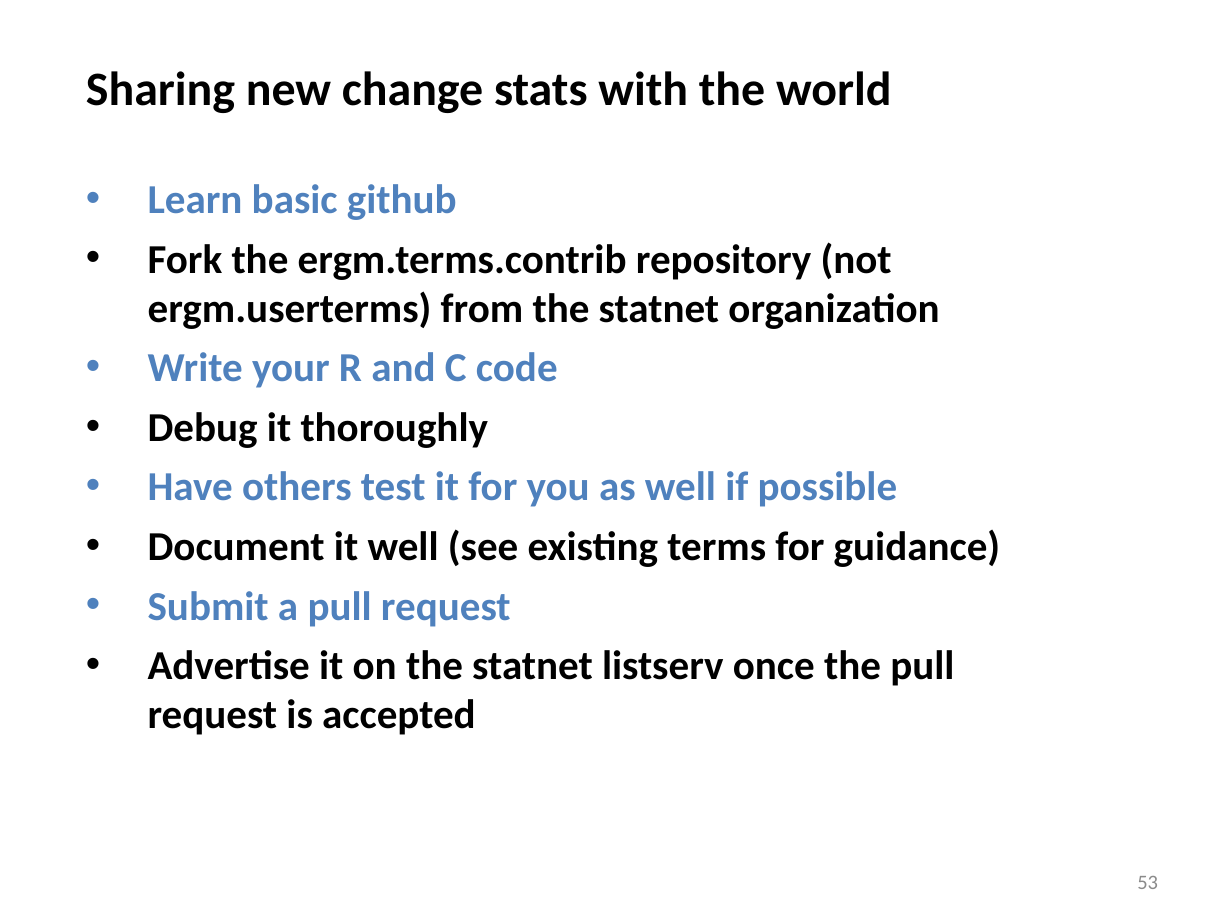
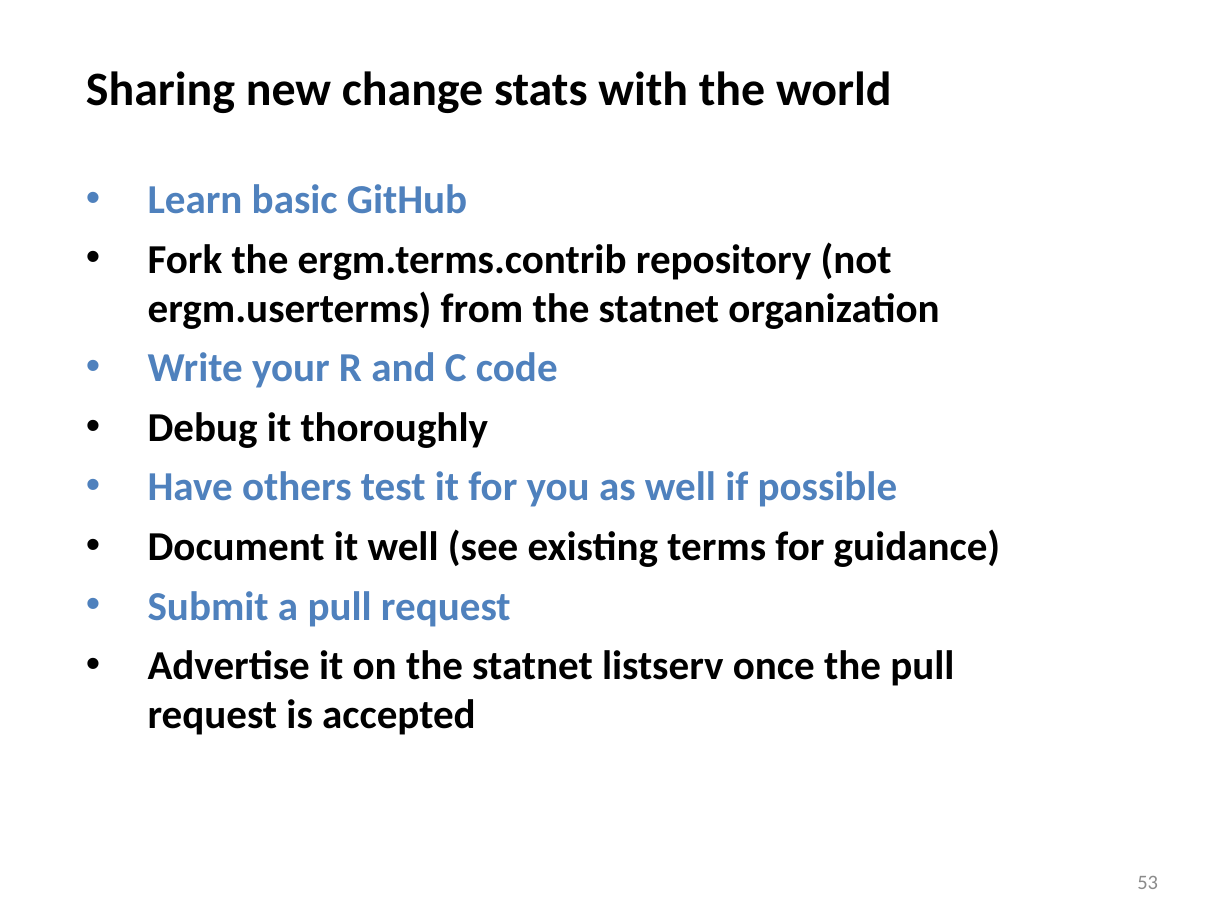
Before and after one commit to statnet/Workshops----OBSOLETE, a slide deck: slide 53 of ergm.userterms/EUT tutorial slides.pptx. Drawn at 1232x924 pixels with LibreOffice and Linux fonts; fonts in the diff are those of the drawing. Boxes give left, top, right and bottom in pixels: in the first picture for what was removed or moved away, otherwise in the second. Text is boxed around its words. In the diff, an @@ line names an element or a change of style, - is before the commit and + after.

```diff
--- a/ergm.userterms/EUT tutorial slides.pptx
+++ b/ergm.userterms/EUT tutorial slides.pptx
@@ text at [148, 184, 467, 214]: text changed @@
-• Learn basic github
+• Learn basic GitHub
```
Also in this commit, not shown: 14 other slides changed.
